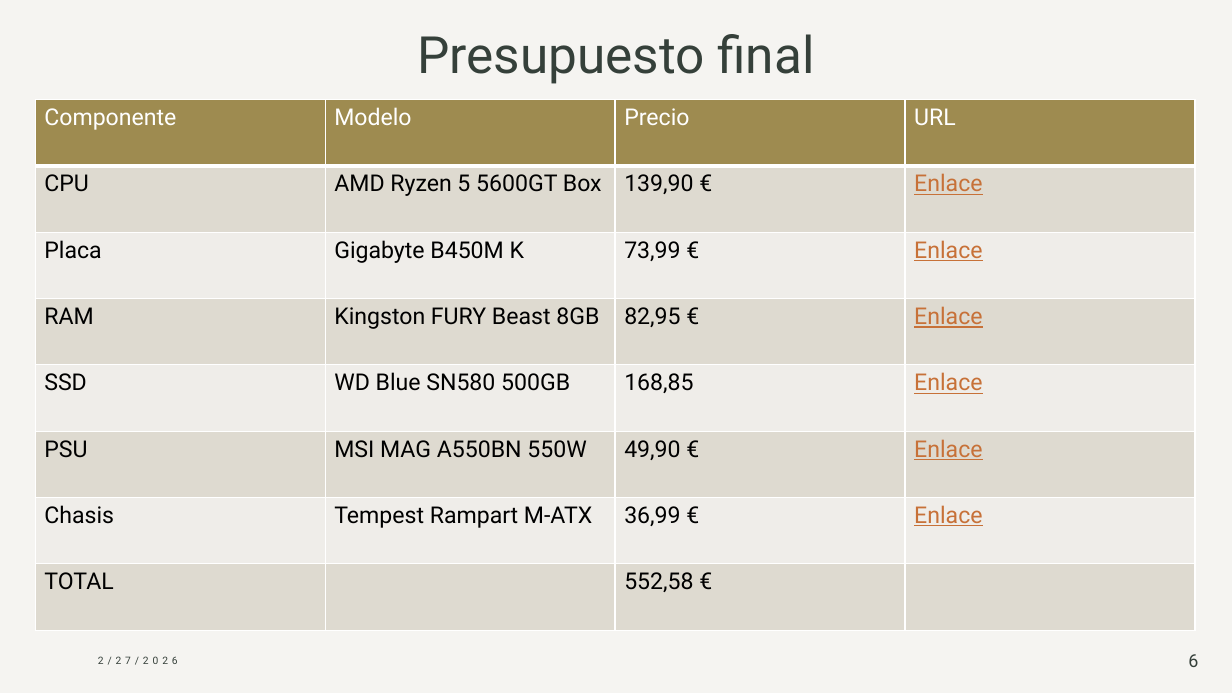
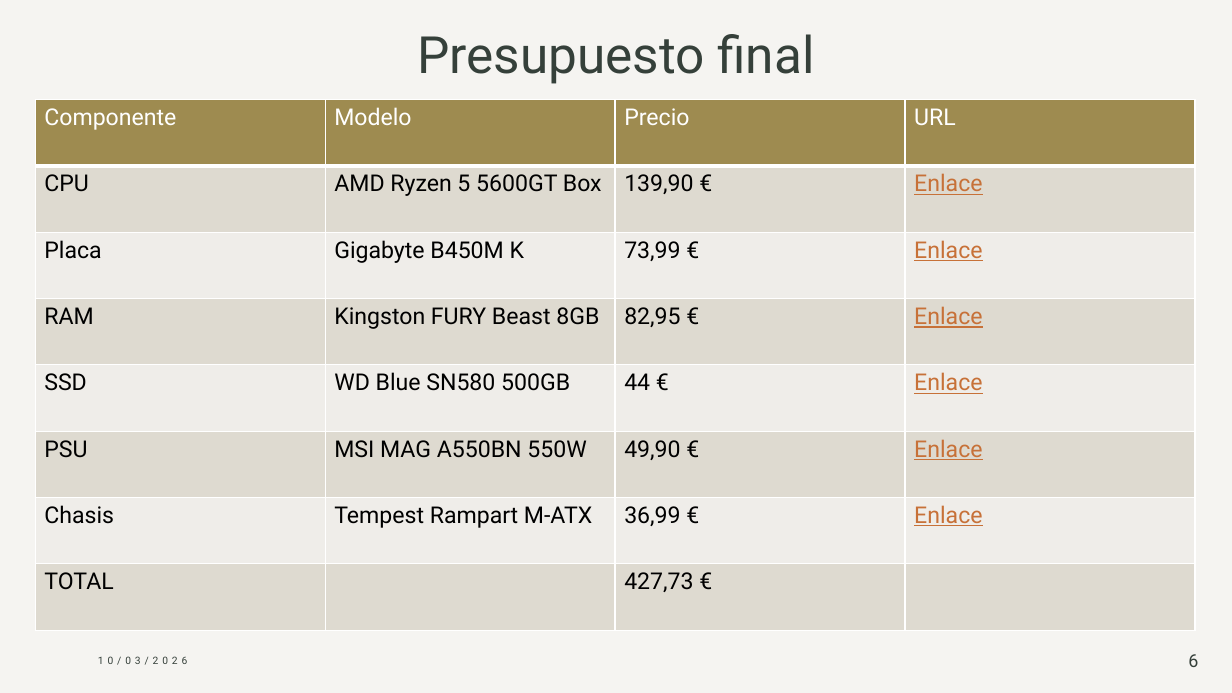
Before and after one commit to Javiborlor/Proyecto_RA1_UT3, a slide deck: slide 6 of retos/Reto_03_UT3_PC_Oficina_y_MiniPC/docs/Javier_Borrueco_Lorite_FHW_UT3_Reto_03.pptx. Drawn at 1232x693 pixels with LibreOffice and Linux fonts; fonts in the diff are those of the drawing. Boxes give left, top, right and bottom in pixels: in the first picture for what was removed or moved away, otherwise in the second. Text is boxed around its words. In the diff, an @@ line names an element or a change of style, - is before the commit and + after.

```diff
--- a/retos/Reto_03_UT3_PC_Oficina_y_MiniPC/docs/Javier_Borrueco_Lorite_FHW_UT3_Reto_03.pptx
+++ b/retos/Reto_03_UT3_PC_Oficina_y_MiniPC/docs/Javier_Borrueco_Lorite_FHW_UT3_Reto_03.pptx
@@ table at [35,100,1196,630] @@
-row 5, column 3: 168,85
+row 5, column 3: 44 €
-row 8, column 3: 552,58 €
+row 8, column 3: 427,73 €
@@ borders changed @@
@@ text at [98,656,187,665]: text changed @@
-2/27/2026
+10/03/2026
```
Also in this commit, not shown: 6 other slides changed.
